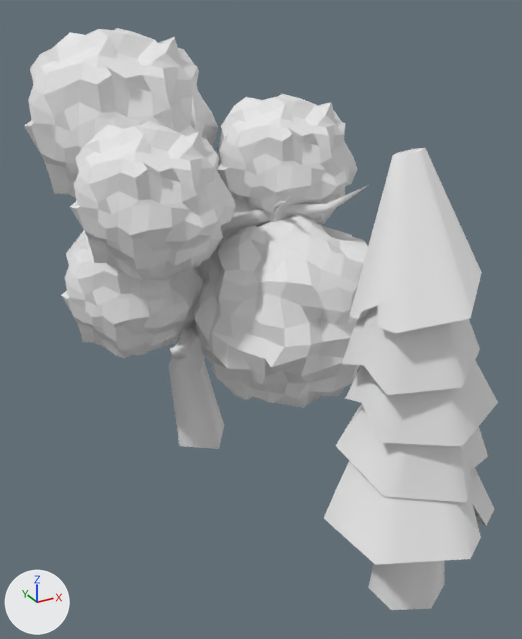
The OBJ model Q2project22/Assets/Models/tree_2.obj, before and after one commit.
Camera for both pictures: a 50 mm camera at (-13.8, -15.3, 18.2) aimed at (-1.5, 7.0, 7.1). Every picture has the same lights, and +X, +Y and +Z are marked at lower left. Where no turn or scale is listed for an object, it has been applied to the vertices.
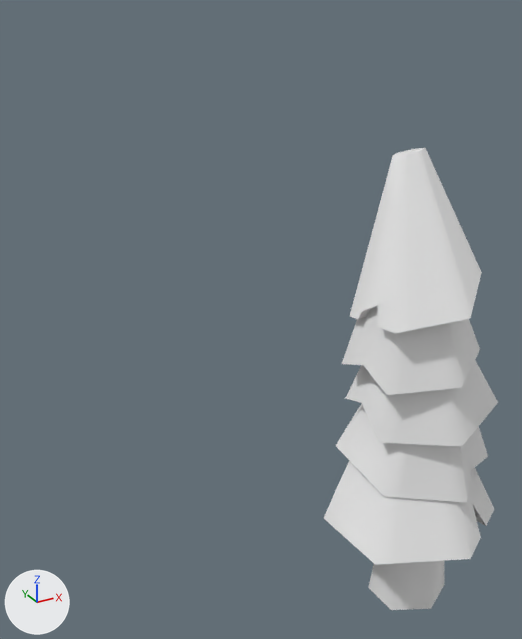
Changed parts and their boxes (x1, y1, x2, y2) in the pictures (522 x 639 px):
'Cube.007', deleted
    before: (61, 213, 368, 408)
'Cube.008', deleted
    before: (70, 121, 236, 281)
'Cube.006', deleted
    before: (24, 28, 218, 197)
'Cube.009', deleted
    before: (216, 94, 357, 227)
'Cube.014', deleted
    before: (169, 98, 224, 449)
'Cube.013', deleted
    before: (221, 185, 369, 237)
'Cube.010', deleted
    before: (169, 320, 199, 360)
'Cube.011', deleted
    before: (273, 196, 290, 215)

The change, as a list of edits to the scene's bpy script:
```text
Remove ob_cube_006:
    ob_cube_006 = bpy.data.objects.new('Cube.006', me_cube_006)
    ob_cube_006.location = (0.0, 0.0, 0.0)
Remove ob_cube_007:
    ob_cube_007 = bpy.data.objects.new('Cube.007', me_cube_007)
    ob_cube_007.location = (0.0, 0.0, 0.0)
Remove ob_cube_008:
    ob_cube_008 = bpy.data.objects.new('Cube.008', me_cube_008)
    ob_cube_008.location = (0.0, 0.0, 0.0)
Remove ob_cube_009:
    ob_cube_009 = bpy.data.objects.new('Cube.009', me_cube_009)
    ob_cube_009.location = (0.0, 0.0, 0.0)
Remove ob_cube_010:
    ob_cube_010 = bpy.data.objects.new('Cube.010', me_cube_010)
    ob_cube_010.location = (0.0, 0.0, 0.0)
Remove ob_cube_011:
    ob_cube_011 = bpy.data.objects.new('Cube.011', me_cube_011)
    ob_cube_011.location = (0.0, 0.0, 0.0)
Remove ob_cube_013:
    ob_cube_013 = bpy.data.objects.new('Cube.013', me_cube_013)
    ob_cube_013.location = (0.0, 0.0, 0.0)
Remove ob_cube_014:
    ob_cube_014 = bpy.data.objects.new('Cube.014', me_cube_014)
    ob_cube_014.location = (0.0, 0.0, 0.0)
```
